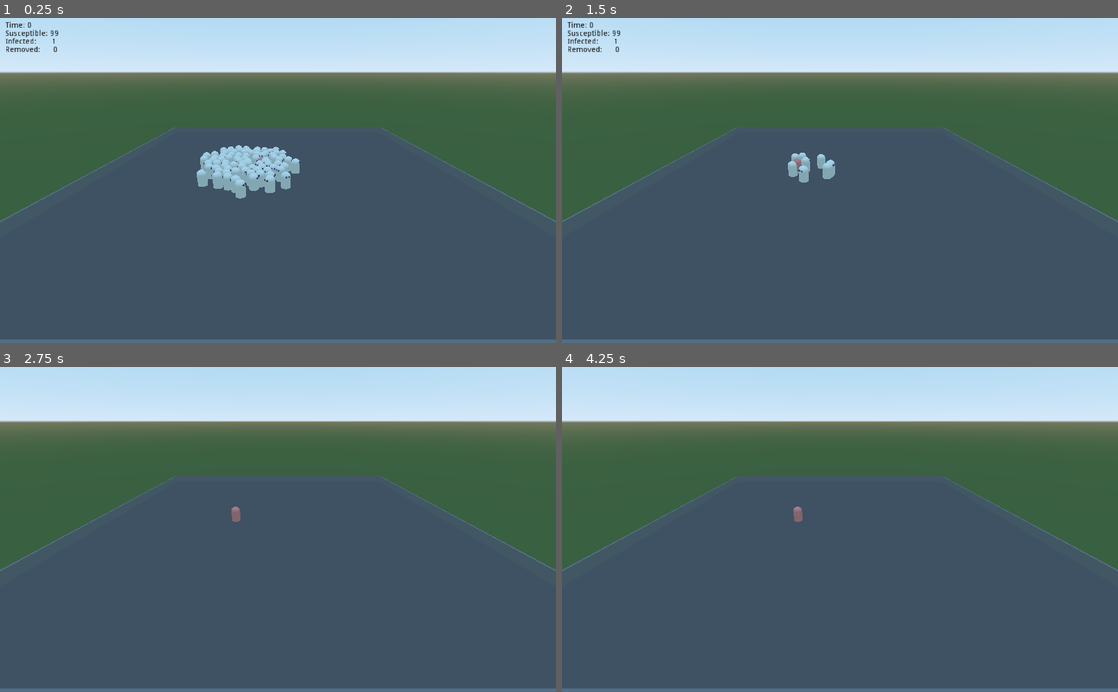
Above: before the commit, frames 1-4 (two rows, left to right).
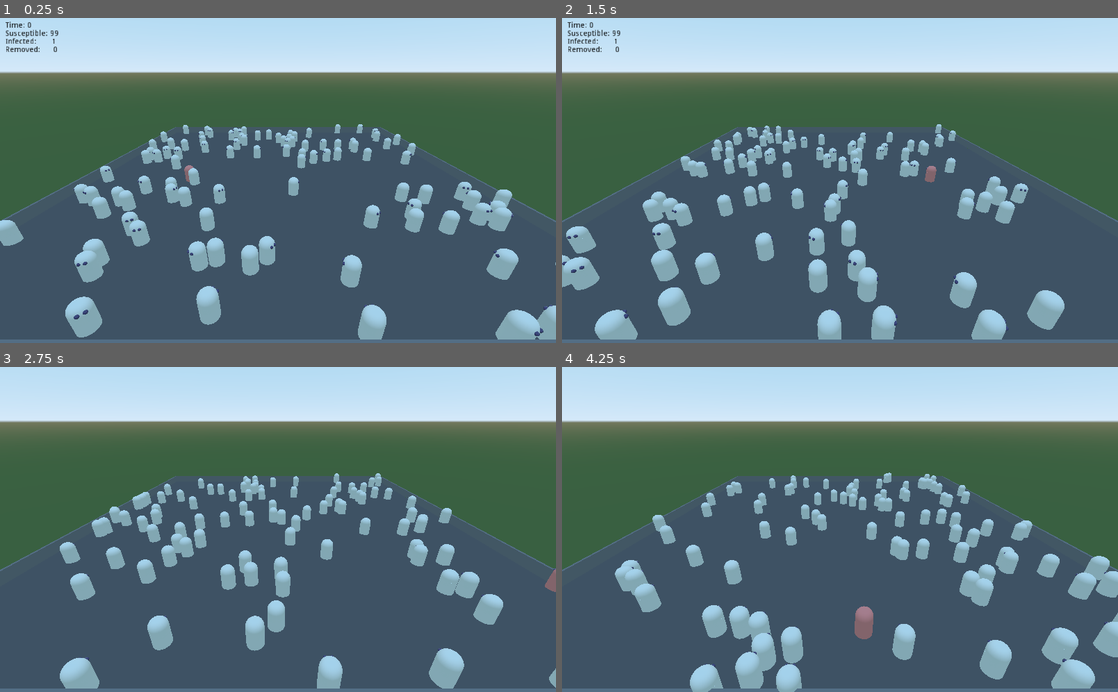
Above: after the commit, the same moments.

Repository: JontePonte/Hattifnatter
Game: Godot game, scene res://Main.tscn
Same seed, same stepped clock (60 frames per second), same inputs: the game is played once before the commit and once after it.
Inputs:
- Up to frame 1 (0.25 s): no input
- Up to frame 2 (1.5 s): tap Enter at 0.5, 1.35 s; hold Enter 0.53-1.28 s
- Up to frame 3 (2.75 s): hold Enter from 2.03 s (still down)
- Up to frame 4 (4.25 s): release Enter at 2.78 s; tap Enter at 2.85 s; hold Enter from 3.53 s (still down)

The runs differ from the first frame. In frame 1, 12% of the frame differs, in the area x 0-100%, y 32-99%; in frame 2, 12%; in frame 3, 9.3%; in frame 4, 12%.

Commit message:
The hattifnatts spread out from start

Diff:
--- a/GlobalVars.gd
+++ b/GlobalVars.gd
@@ -13,9 +13,13 @@
 
 # Variabls for infection
 var inf_prob_spread = 10
-var inf_prob_removed = 4
+var inf_prob_removed = 2
 
 var inf_spread_size = 15
+
+# World variabels
+var floor_size_x = 80
+var floor_size_z = 80
 
 # The different hattifnatt colors and infection color
 var color_hatt_sus  = Color(1,    1,    1)
--- a/Main.gd
+++ b/Main.gd
@@ -13,7 +13,7 @@
 		var scene = load("res://Hattifnatt.tscn")
 		var scene_instance = scene.instance()
 		scene_instance.set_name(str(i))
-		scene_instance.translate(Vector3(-10,0,0))
+		scene_instance.translate(Vector3((0.5-randf())*GlobalVars.floor_size_x,0,(0.5-randf())*GlobalVars.floor_size_z))
 		add_child(scene_instance)
 		if i < GlobalVars.hatt_inf_start:
 			scene_instance.become_infected()
--- a/Main.tscn
+++ b/Main.tscn
@@ -18,7 +18,6 @@
 script = ExtResource( 1 )
 
 [node name="Enviroment" type="Spatial" parent="."]
-editor/display_folded = true
 
 [node name="Floor" parent="Enviroment" instance=ExtResource( 2 )]
 
